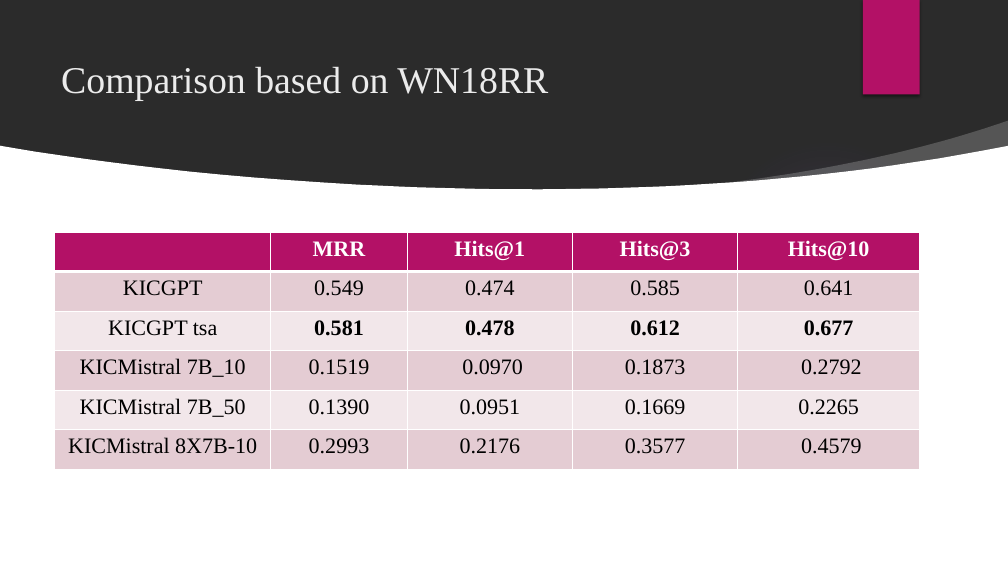
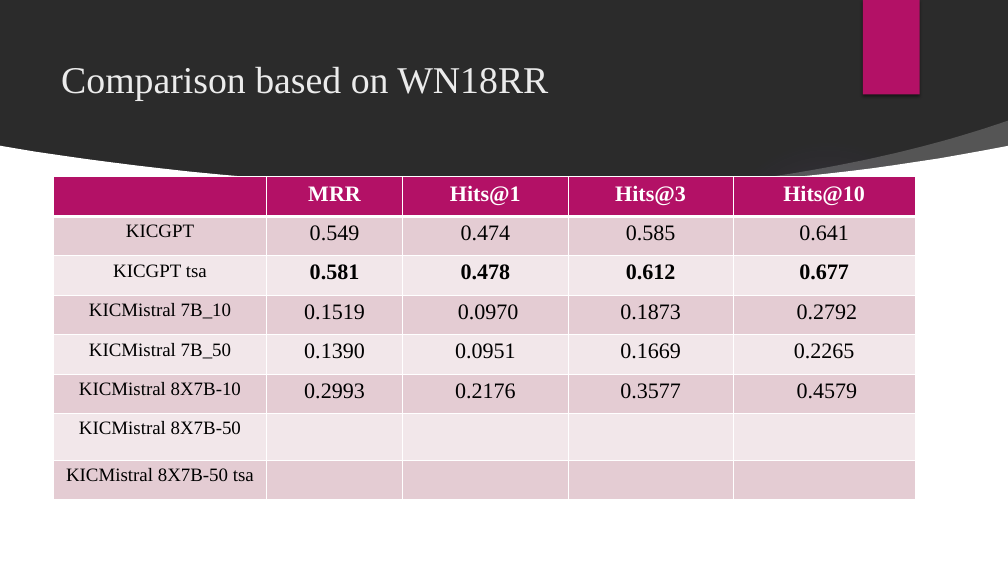
Before and after one commit to ZHAOTransparentAI/KICMISTRAL, a slide deck: slide 4 of KICMistral_pre_v2.pptx (slide 6 before the commit). Drawn at 1008x567 pixels with LibreOffice and Linux fonts; fonts in the diff are those of the drawing; background and template pictures are left out; a plain dark background stands for a picture behind light text. Boxes give left, top, right and bottom in pixels: in the first picture for what was removed or moved away, otherwise in the second. Text is boxed around its words. In the diff, an @@ line names an element or a change of style, - is before the commit and + after.

```diff
--- a/KICMistral_pre_v2.pptx
+++ b/KICMistral_pre_v2.pptx
@@ table at [54, 177, 916, 500] @@
+row 7: KICMistral 8X7B-50 |  |  |  | 
+row 8: KICMistral 8X7B-50 tsa |  |  |  | 
@@ table: place and size @@
-table at [54, 232, 920, 469]
+table at [54, 177, 916, 500]
```
Also in this commit, not shown: 1 other slide changed, 22 other files.
